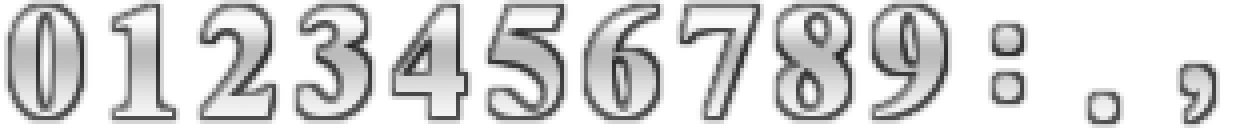
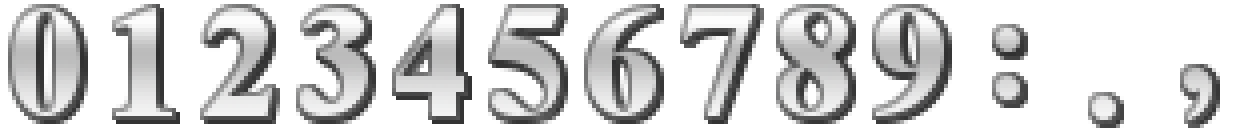
Two versions of the same layered image (1248x128). Layer-by-layer changes:
renamed "背景" to "可視部分コピー #1", opacity 100% → 80%, painted on it over (4, 0, 1220, 128)
